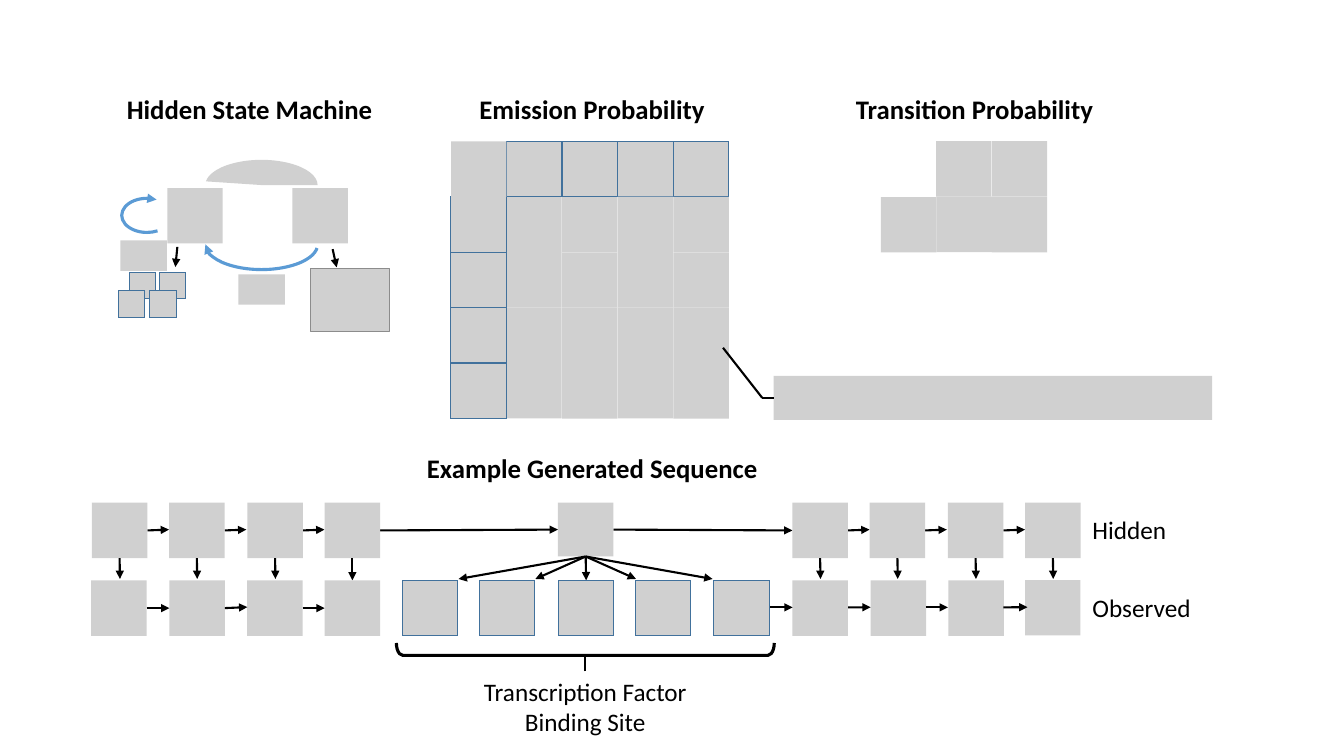
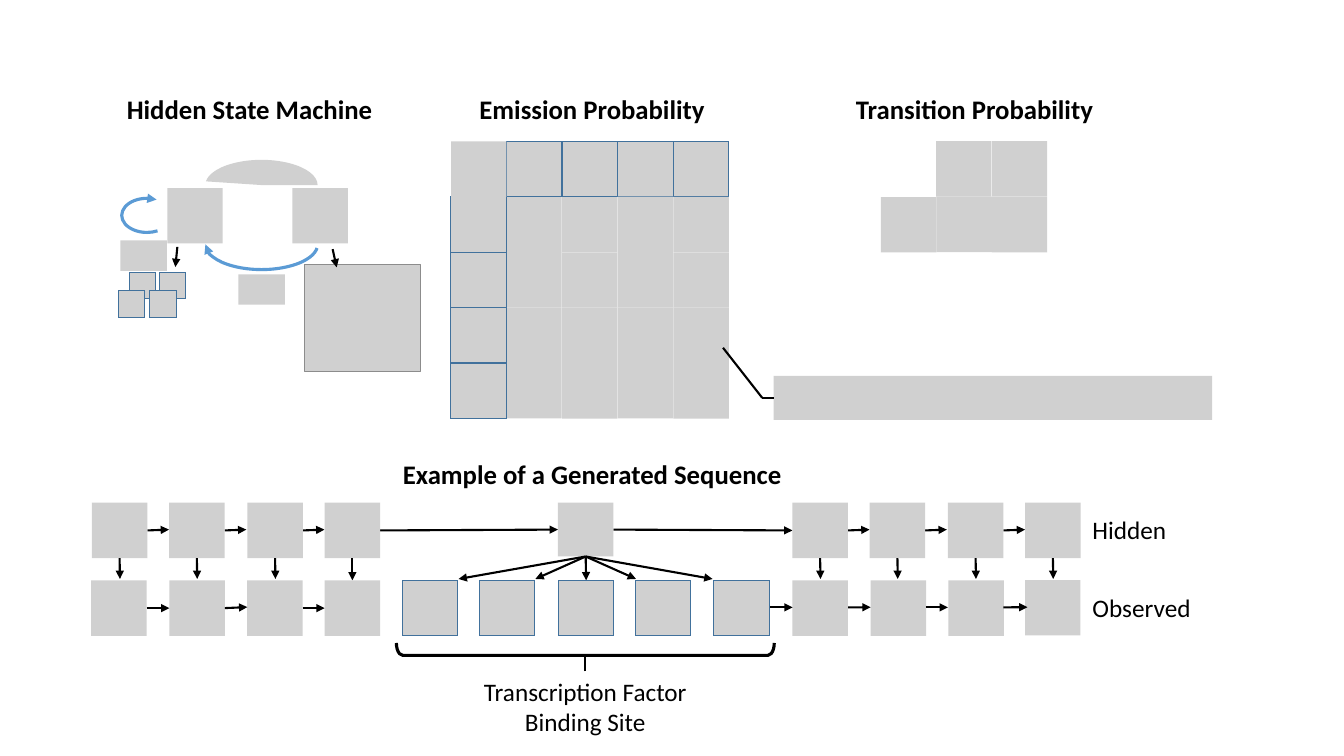
Before and after one commit to David-Taub/HOP-HMM, a slide deck: slide 7 of Help/Figures.pptx. Drawn at 1344x756 pixels with LibreOffice and Linux fonts; fonts in the diff are those of the drawing; grey boxes stand for pictures. Boxes give left, top, right and bottom in pixels: in the first picture for what was removed or moved away, otherwise in the second. Text is boxed around its words. In the diff, an @@ line names an element or a change of style, - is before the commit and + after.

```diff
--- a/Help/Figures.pptx
+++ b/Help/Figures.pptx
@@ picture: place and size @@
-picture at [311, 268, 389, 332]
+picture at [304, 265, 420, 372]
@@ text at [403, 465, 781, 489]: text changed @@
-Example Generated Sequence
+Example of a Generated Sequence
```
Also in this commit, not shown: 1 other slide changed, 2 other files.
